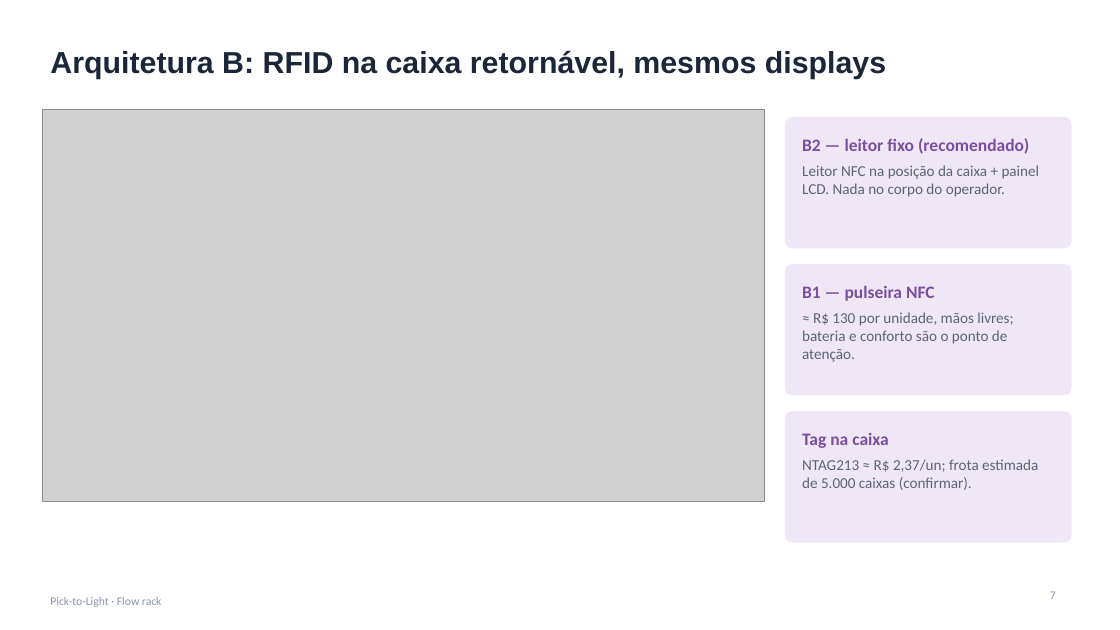
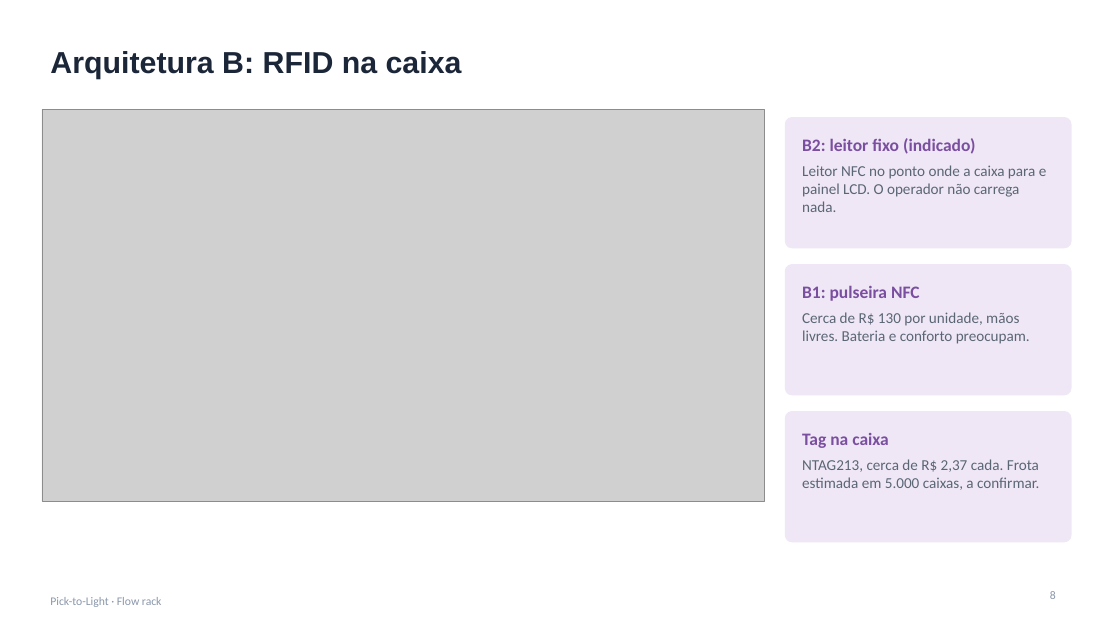
Before and after one commit to jivo88/picking_to_light, a slide deck: slide 8 of projeto/entregaveis/Apresentacao_PTL.pptx (slide 7 before the commit). Drawn at 1120x630 pixels with LibreOffice and Linux fonts; fonts in the diff are those of the drawing; grey boxes stand for pictures. Boxes give left, top, right and bottom in pixels: in the first picture for what was removed or moved away, otherwise in the second. Text is boxed around its words. In the diff, an @@ line names an element or a change of style, - is before the commit and + after.

```diff
--- a/projeto/entregaveis/Apresentacao_PTL.pptx
+++ b/projeto/entregaveis/Apresentacao_PTL.pptx
@@ title at (50, 51, 462, 79): text changed @@
-Arquitetura B: RFID na caixa retornável, mesmos displays
+Arquitetura B: RFID na caixa
@@ text at (802, 138, 976, 154): text changed @@
-B2 — leitor fixo (recomendado)
+B2: leitor fixo (indicado)
@@ text at (802, 165, 1047, 212): text changed @@
-Leitor NFC na posição da caixa + painel LCD. Nada no corpo do operador.
+Leitor NFC no ponto onde a caixa para e painel LCD. O operador não carrega nada.
@@ text at (802, 285, 920, 301): text changed @@
-B1 — pulseira NFC
+B1: pulseira NFC
@@ text at (802, 312, 1030, 344): text changed @@
-≈ R$ 130 por unidade, mãos livres; bateria e conforto são o ponto de atenção.
+Cerca de R$ 130 por unidade, mãos livres. Bateria e conforto preocupam.
@@ text at (802, 459, 1039, 490): text changed @@
-NTAG213 ≈ R$ 2,37/un; frota estimada de 5.000 caixas (confirmar).
+NTAG213, cerca de R$ 2,37 cada. Frota estimada em 5.000 caixas, a confirmar.
@@ page number at (1050, 591, 1056, 599): text changed @@
-7
+8
```
Also in this commit, not shown: 19 other slides changed, 2 slides added, 1 slide removed, 16 other files.
